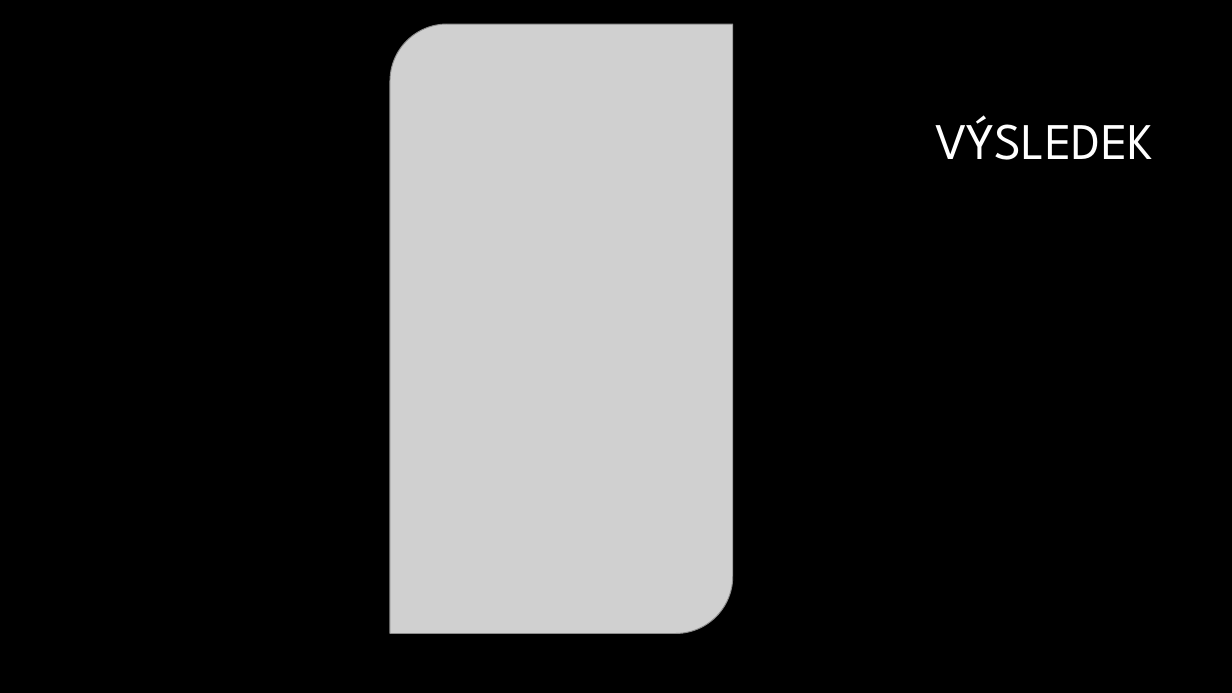
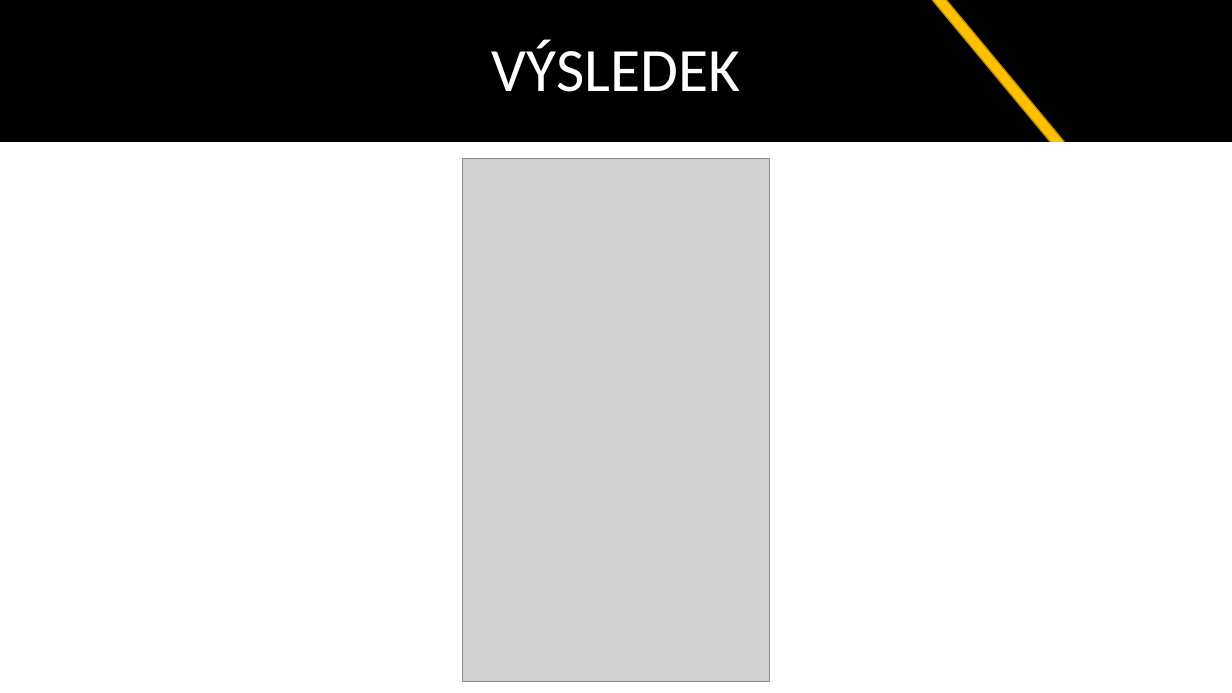
Before and after one commit to it1508/zaverecny, a slide deck: slide 6 of Warframe Codex.pptx. Drawn at 1232x693 pixels with LibreOffice and Linux fonts; fonts in the diff are those of the drawing; grey boxes stand for pictures; background and template pictures are left out. Boxes give left, top, right and bottom in pixels: in the first picture for what was removed or moved away, otherwise in the second. Text is boxed around its words. In the diff, an @@ line names an element or a change of style, - is before the commit and + after.

```diff
--- a/Warframe Codex.pptx
+++ b/Warframe Codex.pptx
@@ background #000000 to #FFFFFF @@
@@ rectangle "VÝSLEDEK": place and size @@
-rectangle "VÝSLEDEK" at <box>935,115,1153,160</box>
+rectangle "VÝSLEDEK" at <box>0,0,1232,143</box>
@@ rectangle "VÝSLEDEK" at <box>0,0,1232,143</box>: size 40 to 48 pt, font League Spartan to Calibri; alignment right to centre; fill none to #000000 @@
@@ rectangle added at <box>773,0,1071,157</box>, fill #FFC000, outline #BD8E00 1 pt @@
@@ rectangle added at <box>0,143,1232,157</box>, fill #FFFFFF, outline #FFFFFF 1 pt @@
@@ rectangle added at <box>961,143,1148,159</box>, fill #FFFFFF, outline #FFFFFF 1 pt @@
@@ picture: place and size @@
-picture at <box>390,24,733,634</box>
+picture at <box>463,159,770,682</box>
```
Also in this commit, not shown: 6 other slides changed, 1 slide removed.
